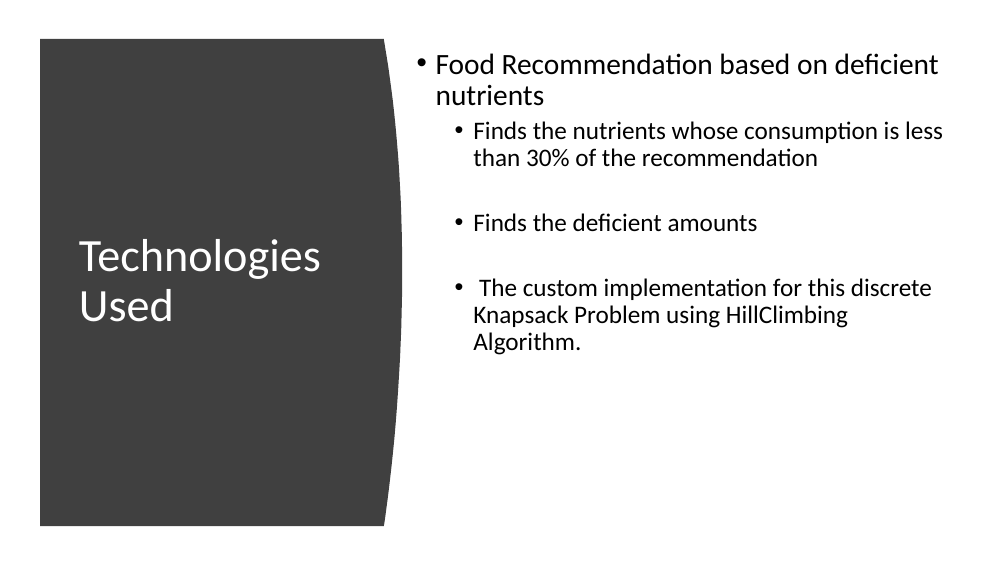
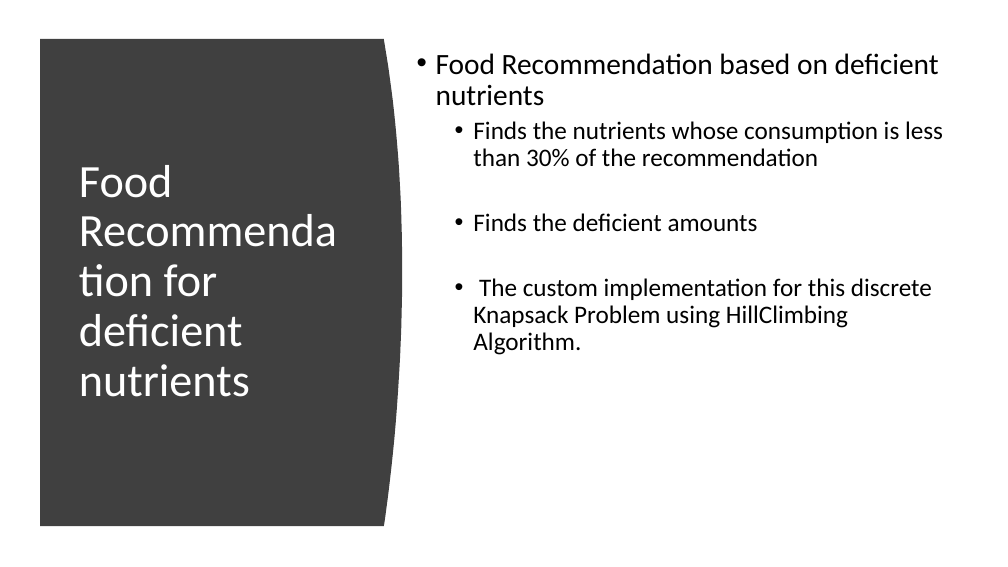
Before and after one commit to Rebel-Scum-Analytical/TeamProject3, a slide deck: slide 6 of Nutrometer.pptx. Drawn at 1008x567 pixels with LibreOffice and Linux fonts; fonts in the diff are those of the drawing. Boxes give left, top, right and bottom in pixels: in the first picture for what was removed or moved away, otherwise in the second. Text is boxed around its words. In the diff, an @@ line names an element or a change of style, - is before the commit and + after.

```diff
--- a/Nutrometer.pptx
+++ b/Nutrometer.pptx
@@ title at <box>79,53,713,397</box>: text changed @@
-Technologies Used
+Food Recommendation for deficient nutrients
```
Also in this commit, not shown: 3 other slides changed.
